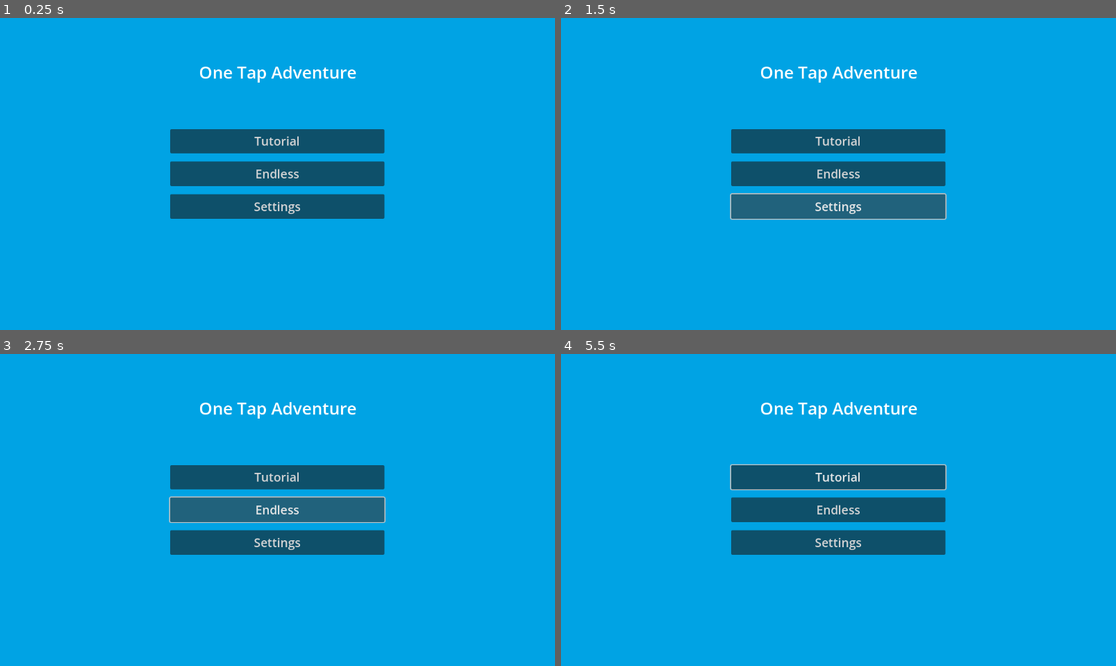
Above: before the commit, frames 1-4 (two rows, left to right).
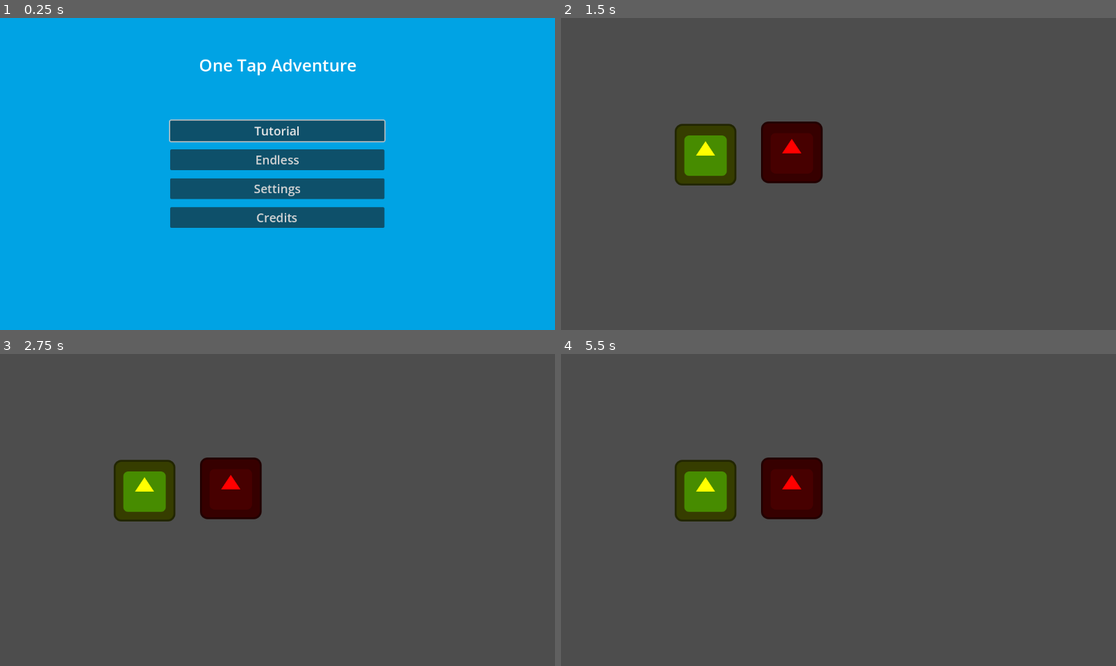
Above: after the commit, the same moments.

Repository: Maccy-0/1-Tap-Adventure
Game: Godot game, scene res://Scenes/MainMenuScene.tscn
Same seed, same stepped clock (60 frames per second), same inputs: the game is played once before the commit and once after it. Before the commit the project has no main scene; this scene is started directly in both runs. The engine's default icon, where the game draws it, is replaced by a stand-in: a white triangle on a blue panel in a dark square.
Inputs (mouse positions are in pixels of both pictures, inside the frame that each line leads up to):
- Up to frame 1 (0.25 s): no input
- Up to frame 2 (1.5 s): click "Tutorial" at 0.5 s; click (838, 205) at 1.25 s, where only the run before the commit has a clickable "Settings"
- Up to frame 3 (2.75 s): click (277, 510) at 2 s, where only the run before the commit has a clickable "Endless"
- Up to frame 4 (5.5 s): click (838, 510) at 2.75 s, where only the run before the commit has a clickable "Endless"; click (838, 510) at 3.5 s, where only the run before the commit has a clickable "Endless"; tap Enter at 4.25 s; move the mouse to (960, 494) at 4.27 s; tap Tab (ui_focus_next) at 4.35, 5.3 s; click (960, 494) at 4.42 s; tap F at 4.55, 5.1 s; move the mouse to (727, 525) at 5.02 s; click (727, 525) at 5.17 s

The runs differ from the first frame. In frame 1, 8.8% of the frame differs, in the area x 30-70%, y 13-68%; in frame 2, 100%, in the area x 0-100%, y 0-100%; in frame 3, 100%; in frame 4, 100%.

Commit message:
Menu_Movement

Diff:
--- a/Scenes/MainMenuScene.tscn
+++ b/Scenes/MainMenuScene.tscn
@@ -1,5 +1,6 @@
-[gd_scene load_steps=3 format=3 uid="uid://bitbr4opgixwn"]
+[gd_scene load_steps=4 format=3 uid="uid://bitbr4opgixwn"]
 
+[ext_resource type="Script" uid="uid://brya6tm7de21k" path="res://Scenes/main_menu_scene.gd" id="1_47sjk"]
 [ext_resource type="Texture2D" uid="uid://c4pf3gvx7wmlj" path="res://Todd_Assets/BasicTextures/1Artboard 1-20.jpg" id="1_sb72h"]
 
 [sub_resource type="StyleBoxTexture" id="StyleBoxTexture_47sjk"]
@@ -12,8 +13,9 @@
 anchor_bottom = 1.0
 grow_horizontal = 2
 grow_vertical = 2
+script = ExtResource("1_47sjk")
 
-[node name="Panel" type="Panel" parent="."]
+[node name="Background" type="Panel" parent="."]
 self_modulate = Color(2.3102762e-06, 0.6394416, 0.8979573, 1)
 layout_mode = 1
 anchors_preset = 15
@@ -42,35 +44,54 @@
 self_modulate = Color(0.96, 0.96, 0.96, 1)
 layout_mode = 2
 size_flags_vertical = 3
+focus_next = NodePath("../Endless~")
 theme_override_font_sizes/font_size = 25
-button_mask = 0
 text = "Tutorial"
 
-[node name="Endless" type="Button" parent="VBoxContainer"]
+[node name="Endless~" type="Button" parent="VBoxContainer"]
 self_modulate = Color(0.96, 0.96, 0.96, 1)
 layout_mode = 2
 size_flags_vertical = 3
+focus_next = NodePath("../Settings~")
 theme_override_font_sizes/font_size = 25
 button_mask = 0
 text = "Endless"
 
-[node name="Settings" type="Button" parent="VBoxContainer"]
+[node name="Settings~" type="Button" parent="VBoxContainer"]
 self_modulate = Color(0.96, 0.96, 0.96, 1)
 layout_mode = 2
 size_flags_vertical = 3
+focus_next = NodePath("../Credits~")
 theme_override_font_sizes/font_size = 25
 button_mask = 0
 text = "Settings"
 
-[node name="Label" type="Label" parent="."]
+[node name="Credits~" type="Button" parent="VBoxContainer"]
+self_modulate = Color(0.96, 0.96, 0.96, 1)
+layout_mode = 2
+size_flags_vertical = 3
+focus_next = NodePath("../Tutorial")
+theme_override_font_sizes/font_size = 25
+button_mask = 0
+text = "Credits"
+
+[node name="Title" type="Label" parent="."]
 layout_mode = 1
-anchors_preset = 5
+anchors_preset = 8
 anchor_left = 0.5
+anchor_top = 0.5
 anchor_right = 0.5
+anchor_bottom = 0.5
 offset_left = -163.5
-offset_top = 88.0
+offset_top = -251.0
 offset_right = 163.5
-offset_bottom = 137.0
+offset_bottom = -202.0
 grow_horizontal = 2
+grow_vertical = 2
 theme_override_font_sizes/font_size = 35
 text = "One Tap Adventure"
+
+[connection signal="pressed" from="VBoxContainer/Tutorial" to="." method="_on_tutorial_pressed"]
+[connection signal="pressed" from="VBoxContainer/Endless~" to="." method="_on_endless_pressed"]
+[connection signal="pressed" from="VBoxContainer/Settings~" to="." method="_on_settings_pressed"]
+[connection signal="pressed" from="VBoxContainer/Credits~" to="." method="_on_settings_pressed"]
--- /dev/null
+++ b/Scenes/main_menu_scene.gd
@@ -0,0 +1,30 @@
+extends Control
+
+
+# Called when the node enters the scene tree for the first time.
+func _ready() -> void:
+	$VBoxContainer/Tutorial.grab_focus.call_deferred()
+
+func _input(event):
+	if event is InputEventKey and event.is_released():
+		if event.keycode == KEY_F:
+			var a = InputEventAction.new()
+			a.action = "ui_focus_next"
+			a.pressed = true
+			Input.parse_input_event(a)
+
+# Called every frame. 'delta' is the elapsed time since the previous frame.
+func _process(delta: float) -> void:
+	pass
+
+
+func _on_tutorial_pressed() -> void:
+	get_tree().change_scene_to_file("res://Scenes/MainScene.tscn")
+
+
+func _on_endless_pressed() -> void:
+	pass # Replace with function body.
+
+
+func _on_settings_pressed() -> void:
+	pass # Replace with function body.
--- a/project.godot
+++ b/project.godot
@@ -11,6 +11,7 @@
 [application]
 
 config/name="1-Tap-Adventure"
+run/main_scene="uid://bitbr4opgixwn"
 config/features=PackedStringArray("4.5", "Mobile")
 config/icon="res://icon.svg"
 
Not shown, added: Scenes/main_menu_scene.gd.uid
